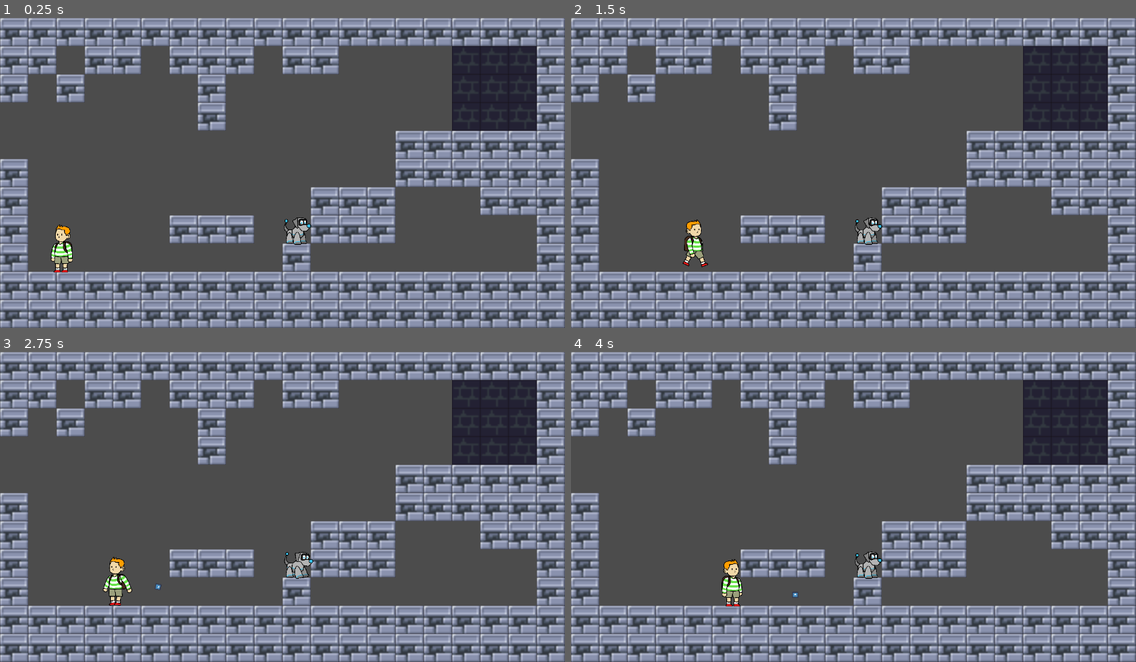
Above: before the commit, frames 1-4 (two rows, left to right).
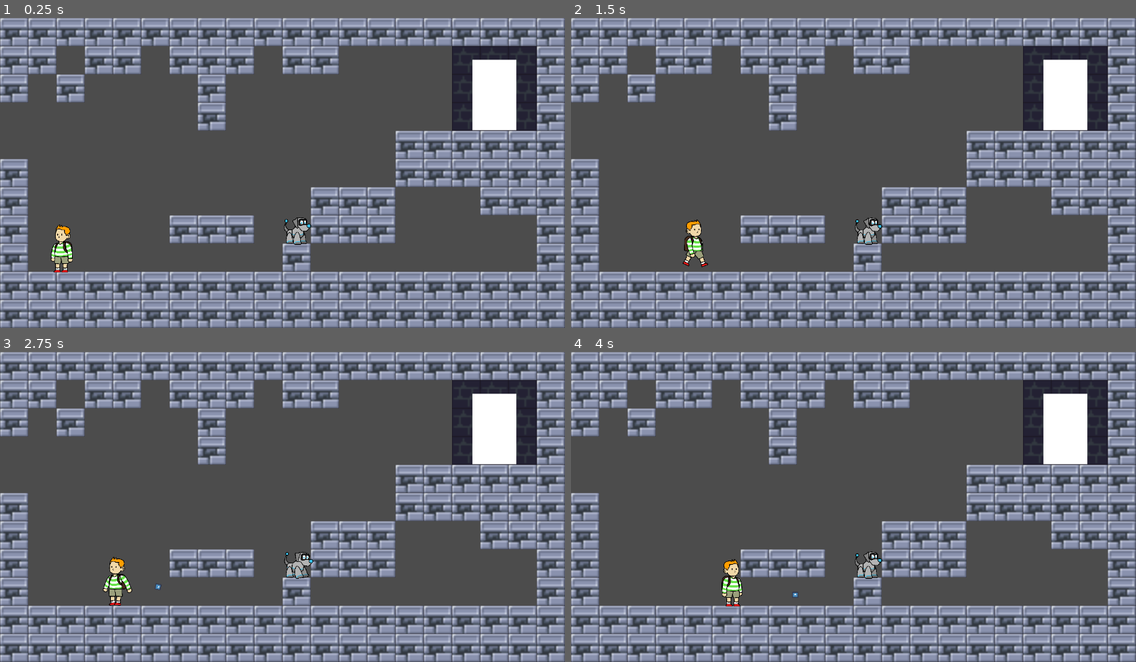
Above: after the commit, the same moments.

Repository: FavouredFool/special-disco
Game: Godot game, scene res://Levels/Level_1.tscn
Two runs of this game, one before a commit and one after it. Both use one fixed random seed, a clock stepped at 60 frames per second and the inputs below. This scene is started directly instead of the project's main scene. The engine's default icon, where the game draws it, is replaced by a stand-in: a white triangle on a blue panel in a dark square.
Inputs (mouse positions are in pixels of both pictures, inside the frame that each line leads up to):
- Up to frame 1 (0.25 s): no input
- Up to frame 2 (1.5 s): move the mouse to (977, 157) at 0.52 s; hold D (move_right) from 0.53 s (still down); click (977, 157) at 0.6 s; tap Space (jump) at 0.77 s; move the mouse to (740, 188) at 1.27 s; click (740, 188) at 1.35 s
- Up to frame 3 (2.75 s): tap Space (jump) at 1.52 s; move the mouse to (339, 438) at 2.02 s; release D (move_right) at 2.03 s; hold A (move_left) from 2.03 s (still down); click (339, 438) at 2.1 s
- Up to frame 4 (4 s): move the mouse to (825, 569) at 2.77 s; release A (move_left) at 2.78 s; hold D (move_right) from 2.78 s (still down); click (825, 569) at 2.85 s; tap Space (jump) at 3.02, 3.77 s; move the mouse to (1023, 553) at 3.52 s; click (1023, 553) at 3.6 s

The runs differ from the first frame. In frame 1, 1.8% of the frame differs, in the area x 83-92%, y 13-37%; in frame 2, 1.8%; in frame 3, 1.8%; in frame 4, 1.8%.

Commit message:
feat: Added Door-logic

Diff:
--- a/Levels/Level_1.tscn
+++ b/Levels/Level_1.tscn
@@ -1,9 +1,10 @@
-[gd_scene load_steps=8 format=2]
+[gd_scene load_steps=9 format=2]
 
 [ext_resource path="res://Scenes/Player.tscn" type="PackedScene" id=1]
 [ext_resource path="res://Scenes/BallSpawner.tscn" type="PackedScene" id=2]
 [ext_resource path="res://Scenes/Dog.tscn" type="PackedScene" id=3]
 [ext_resource path="res://tileset.png" type="Texture" id=4]
+[ext_resource path="res://Scenes/Exit.tscn" type="PackedScene" id=5]
 
 [sub_resource type="ConvexPolygonShape2D" id=4]
 points = PoolVector2Array( 0, 0, 16, 0, 16, 16, 0, 16 )
@@ -72,3 +73,6 @@
 [node name="Dog" parent="." instance=ExtResource( 3 )]
 position = Vector2( 675, 484 )
 speed = 250.0
+
+[node name="Exit" parent="." instance=ExtResource( 5 )]
+position = Vector2( 1120, 175 )
--- /dev/null
+++ b/Scenes/Exit.tscn
@@ -0,0 +1,20 @@
+[gd_scene load_steps=3 format=2]
+
+[ext_resource path="res://Scripts/ExitScript.gd" type="Script" id=1]
+
+[sub_resource type="RectangleShape2D" id=1]
+extents = Vector2( 96, 80 )
+
+[node name="Exit" type="Node2D"]
+script = ExtResource( 1 )
+
+[node name="ColorRect" type="ColorRect" parent="."]
+margin_left = -50.0
+margin_top = -80.0
+margin_right = 50.0
+margin_bottom = 80.0
+
+[node name="Area2D" type="Area2D" parent="."]
+
+[node name="CollisionShape2D" type="CollisionShape2D" parent="Area2D"]
+shape = SubResource( 1 )
--- /dev/null
+++ b/Scripts/ExitScript.gd
@@ -0,0 +1,19 @@
+extends Node2D
+
+
+
+
+func _physics_process(delta):
+
+	var player_in_goal = false
+	var dog_in_goal = false
+
+	if $Area2D.get_overlapping_bodies().size() >= 2:
+		for col in $Area2D.get_overlapping_bodies():
+			if col.is_in_group("dog"):
+				dog_in_goal = true
+			if col.is_in_group("player"):
+				player_in_goal = true
+
+		if dog_in_goal and player_in_goal:
+			print("NEXT LEVEL")
--- a/project.godot
+++ b/project.godot
@@ -75,6 +75,11 @@
 "events": [ Object(InputEventMouseButton,"resource_local_to_scene":false,"resource_name":"","device":0,"alt":false,"shi …(212 unchanged characters)…
  ]
 }
+right_click={
+"deadzone": 0.5,
+"events": [ Object(InputEventMouseButton,"resource_local_to_scene":false,"resource_name":"","device":0,"alt":false,"shift":false,"control":false,"meta":false,"command":false,"button_mask":0,"position":Vector2( 0, 0 ),"global_position":Vector2( 0, 0 ),"factor":1.0,"button_index":2,"pressed":false,"doubleclick":false,"script":null)
+ ]
+}
 
 [physics]
 
